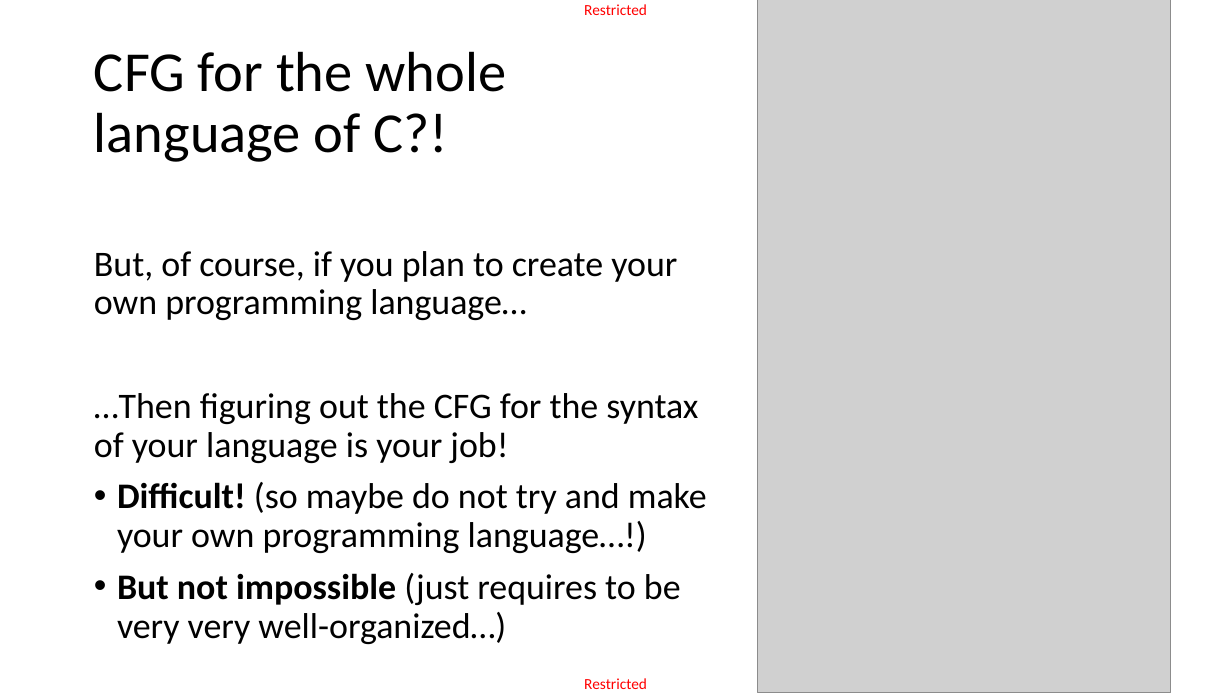
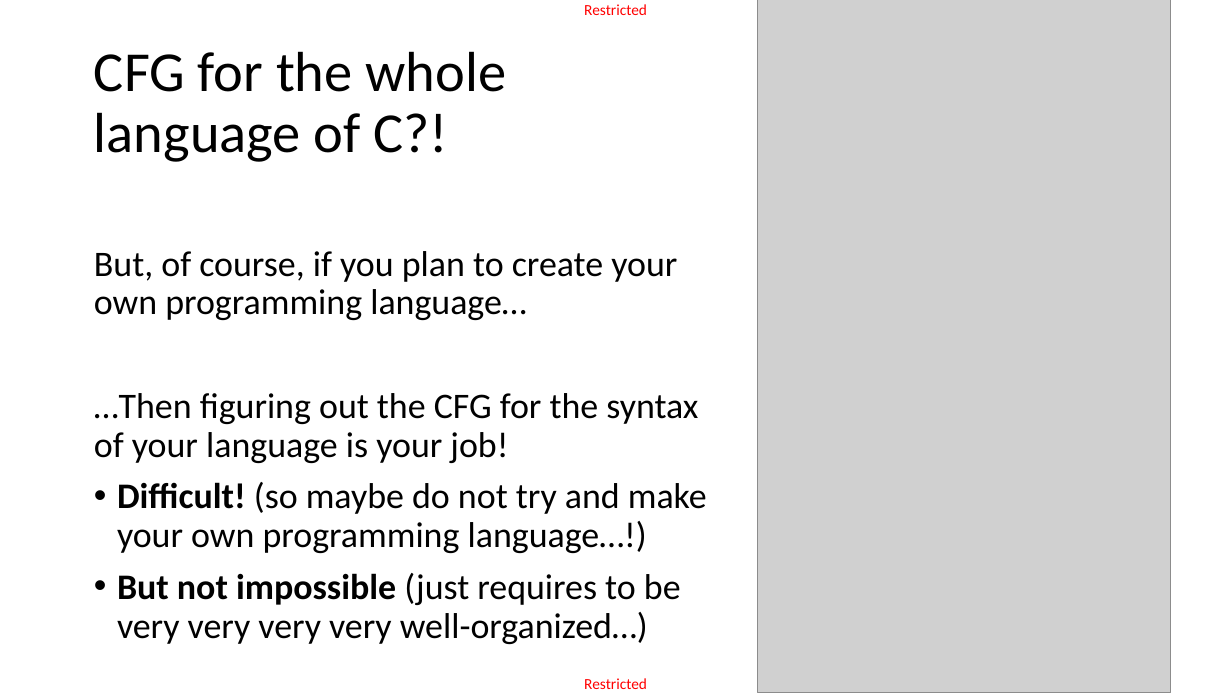
Before and after one commit to matthieudemari/SUTD_PLC_50_051, a slide deck: slide 13 of W10/W10S1 - CFG&SDT/W10S1.pptx. Drawn at 1232x693 pixels with LibreOffice and Linux fonts; fonts in the diff are those of the drawing; grey boxes stand for pictures. Boxes give left, top, right and bottom in pixels: in the first picture for what was removed or moved away, otherwise in the second. Text is boxed around its words. In the diff, an @@ line names an element or a change of style, - is before the commit and + after.

```diff
--- a/W10/W10S1 - CFG&SDT/W10S1.pptx
+++ b/W10/W10S1 - CFG&SDT/W10S1.pptx
@@ text at [117,573,681,644]: text changed @@
-• But not impossible (just requires to be very very well-organized…)
+• But not impossible (just requires to be very very very very well-organized…)
```
Also in this commit, not shown: 3 other slides changed, 22 other files.
